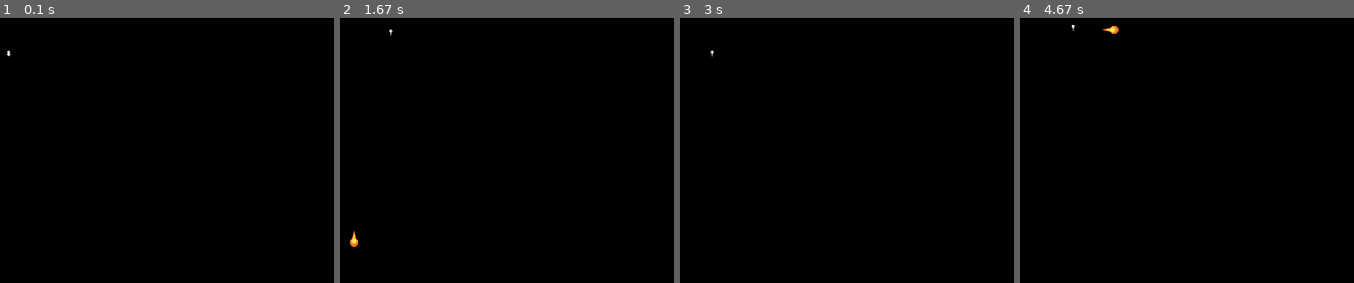
Above: before the commit, frames 1-4 (left to right).
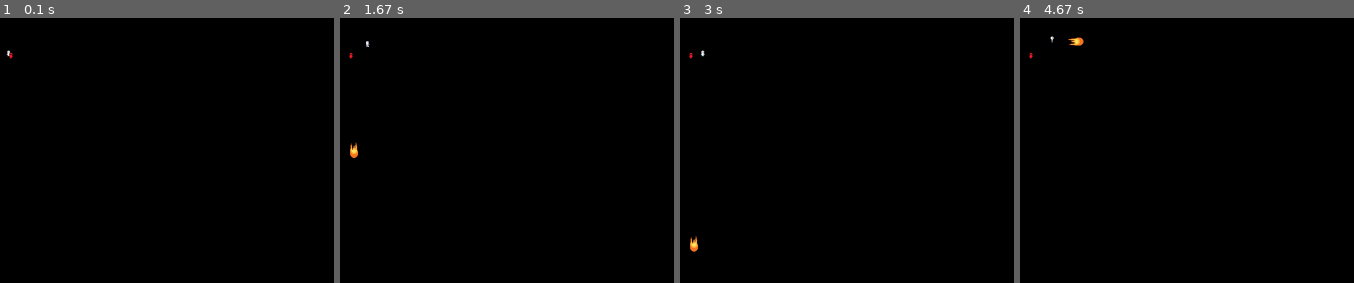
Above: after the commit, the same moments.

Repository: Dothza/rpgPyGame
Game: pygame game, started from main.py
The game is run twice, just before and just after one commit, with the same random seed, the same clock (stepped at 60 frames per second) and the same inputs.
Inputs (mouse positions are in pixels of both pictures, inside the frame that each line leads up to):
- Up to frame 1 (0.1 s): no input
- Up to frame 2 (1.67 s): click (486, 142) at 0.38 s; hold D 0.67-1.13 s; hold W 1.17-1.47 s; hold D from 1.5 s (still down)
- Up to frame 3 (3 s): release D at 1.97 s; hold A 2-2.53 s; hold S 2.57-2.87 s; hold A from 2.9 s (still down)
- Up to frame 4 (4.67 s): release A at 3.3 s; hold W 3.33-3.7 s; hold D 3.73-4.37 s; click (1303, 240) at 4.45 s

The runs differ from the first frame. In frame 1, less than 0.1% of the frame differs, in the area x 2-4%, y 13-16%; in frame 2, 0.3%; in frame 3, 0.2%; in frame 4, 0.3%, in the area x 2-30%, y 2-16%.

Commit message:
add class enemy

Diff:
--- a/data/characters.py
+++ b/data/characters.py
@@ -17,6 +17,7 @@
         self.cur_frame = 0
         self.image = self.frames[self.cur_frame]
         self.rect = self.rect.move(pos_x, pos_y)
+        #self.area_rect = pygame.Rect(100, 100, 100, 100)
 
     def cut(self, sheet, col, row):
         self.rect = pygame.Rect(0, 0, sheet.get_width() // col,
@@ -104,3 +105,31 @@
             self.rect = self.rect.move(0, -self.speed)
         self.cur_frame = (self.cur_frame + 1) % len(self.frames)
         self.image = self.frames[self.cur_frame]
+
+
+class Enemy(pygame.sprite.Sprite):
+    def __init__(self, image, pos_x, pos_y, *groups):
+        super().__init__(*groups)
+        self.frames = []
+        self.speed = 7
+        self.cut(image, 4, 4)
+        self.dir = 0
+        self.cur_frame = 0
+        self.image = self.frames[self.cur_frame]
+        self.rect = self.rect.move(pos_x, pos_y)
+        self.area_rect = pygame.Rect(50, 50, 100, 100)
+
+    def cut(self, sheet, col, row):
+        self.rect = pygame.Rect(0, 0, sheet.get_width() // col,
+                                sheet.get_height() // row)
+        for j in range(col):
+            frames_col = []
+            for i in range(row):
+                frame_location = (self.rect.w * i, self.rect.h * j)
+                frames_col.append(sheet.subsurface(pygame.Rect(
+                    frame_location, self.rect.size)))
+            self.frames.append(frames_col)
+
+    def update(self):
+        self.image = self.frames[self.dir][self.cur_frame]
+        clock.tick(30)
--- a/main.py
+++ b/main.py
@@ -3,6 +3,7 @@
 from data.load_image import load_image
 from data.characters import Character
 from data.characters import Fireball
+from data.characters import Enemy
 
 SIZE_WINDOW = (800, 600)
 all_sprites = pygame.sprite.Group()
@@ -10,6 +11,7 @@
 
 clock = pygame.time.Clock()
 char = Character(load_image("char.png"), 100, 100, all_sprites)
+enemy = Enemy(load_image("enemy.png"), 105, 105, all_sprites)
 
 
 def terminate():
@@ -27,6 +29,7 @@
                 Fireball(load_image("fireball.png"), char.rect.x,
                          char.rect.y, char.dir, all_sprites, fireballs)
         char.update()
+        enemy.update()
         fireballs.update()
         screen.fill((0, 0, 0))
         all_sprites.draw(screen)
